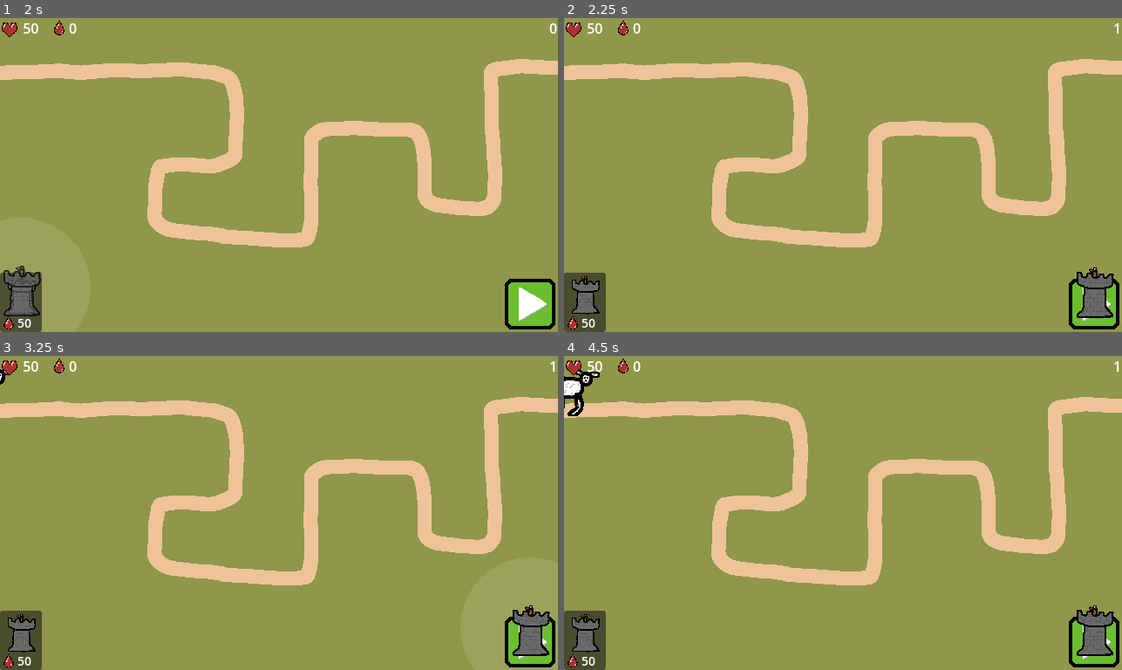
Above: before the commit, frames 1-4 (two rows, left to right).
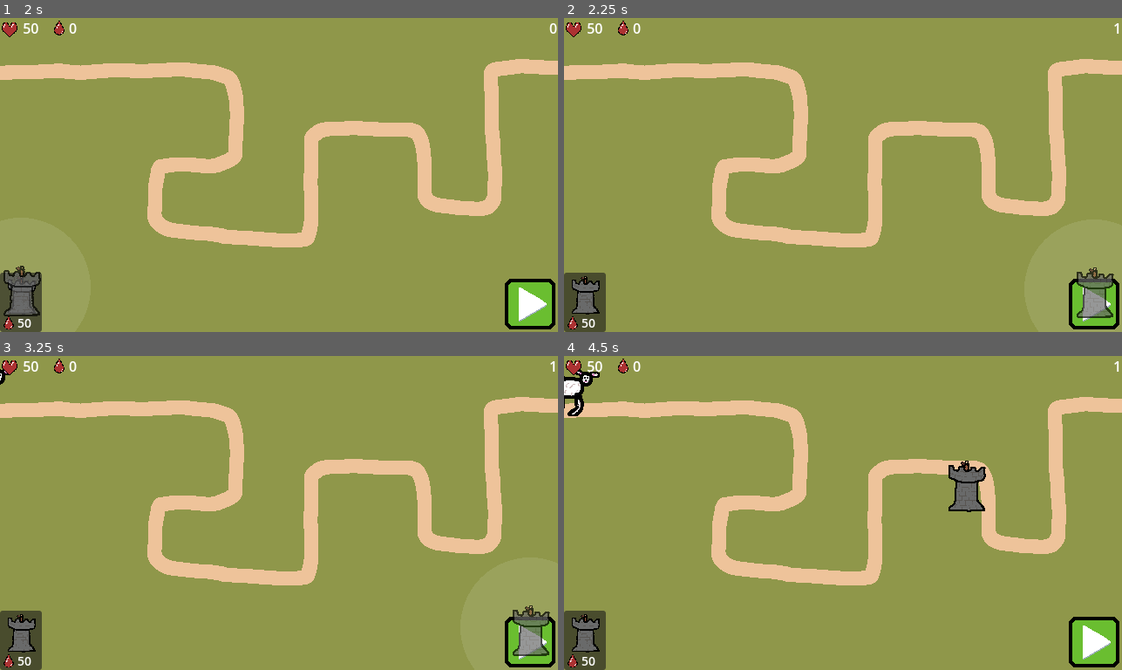
Above: after the commit, the same moments.

Repository: nieboczek/godot-brackeys-2026-1
Game: Godot game, scene res://scenes/main.tscn
Two runs of this game, one before a commit and one after it. Both use one fixed random seed, a clock stepped at 60 frames per second and the inputs below. The engine's default icon, where the game draws it, is replaced by a stand-in: a white triangle on a blue panel in a dark square.
Inputs (mouse positions are in pixels of both pictures, inside the frame that each line leads up to):
- Up to frame 1 (2 s): click "play" at 0.5 s; click (22, 303) at 1.25 s
- Up to frame 2 (2.25 s): click (1094, 303) at 2 s
- Up to frame 3 (3.25 s): click (530, 641) at 2.75 s
- Up to frame 4 (4.5 s): click (1094, 641) at 3.5 s; tap Enter at 4.25 s; move the mouse to (965, 497) at 4.27 s; press the mouse at (965, 497) at 4.28 s

Frame 1 is identical in both runs. In frame 2, 0.7% of the frame differs, in the area x 91-99%, y 79-96%; in frame 3, 0.7%; in frame 4, 1.5%, in the area x 68-99%, y 33-96%.

Commit message:
add ENTIRE ONE upgrade
i cant believe this took so much time
help

Diff:
--- a/resources/theme/ui_theme.tres
+++ b/resources/theme/ui_theme.tres
@@ -11,8 +11,10 @@
 [sub_resource type="StyleBoxEmpty" id="StyleBoxEmpty_xr0bn"]
 
 [resource]
+BoxContainer/constants/separation = 0
 Button/styles/disabled = SubResource("StyleBoxEmpty_y27vo")
 Button/styles/focus = SubResource("StyleBoxEmpty_obtbe")
 Button/styles/hover = SubResource("StyleBoxEmpty_jowd2")
 Button/styles/normal = SubResource("StyleBoxEmpty_jheyn")
 Button/styles/pressed = SubResource("StyleBoxEmpty_xr0bn")
+Label/font_sizes/font_size = 8
--- /dev/null
+++ b/resources/upgrade/sharper_arrows.tres
@@ -0,0 +1,12 @@
+[gd_resource type="Resource" script_class="UpgradeResource" format=3 uid="uid://bpd716umnnmdd"]
+
+[ext_resource type="Script" uid="uid://d2gugflpp038h" path="res://scripts/upgrade/upgrade_resource.gd" id="1_8uaro"]
+[ext_resource type="Texture2D" uid="uid://dvdjvroap4fg" path="res://assets/upgrade/sharper_arrows.png" id="2_18l1m"]
+
+[resource]
+script = ExtResource("1_8uaro")
+name = "Sharper Arrows"
+cost = 25
+texture = ExtResource("2_18l1m")
+id = "sharper_arrows"
+metadata/_custom_type_script = "uid://d2gugflpp038h"
--- /dev/null
+++ b/resources/upgrade/style/buyable_upgrade.tres
@@ -0,0 +1,8 @@
+[gd_resource type="StyleBoxFlat" format=3 uid="uid://t3w4wig8v4jf"]
+
+[resource]
+bg_color = Color(0, 0.78431374, 0, 1)
+corner_radius_top_left = 4
+corner_radius_top_right = 4
+corner_radius_bottom_right = 4
+corner_radius_bottom_left = 4
--- /dev/null
+++ b/resources/upgrade/style/inactive_upgrade.tres
@@ -0,0 +1,8 @@
+[gd_resource type="StyleBoxFlat" format=3 uid="uid://dqrmohbvlxxwp"]
+
+[resource]
+bg_color = Color(0.4506483, 0.4506483, 0.45064825, 1)
+corner_radius_top_left = 4
+corner_radius_top_right = 4
+corner_radius_bottom_right = 4
+corner_radius_bottom_left = 4
--- a/scenes/game.tscn
+++ b/scenes/game.tscn
@@ -37,6 +37,7 @@
 offset_top = -180.0
 offset_right = 320.0
 offset_bottom = 180.0
+mouse_filter = 2
 theme = ExtResource("3_u5sy4")
 script = ExtResource("3_lbhrr")
 
@@ -64,6 +65,7 @@
 offset_left = -7.0
 offset_bottom = 17.0
 grow_horizontal = 0
+theme_override_font_sizes/font_size = 16
 text = "0"
 
 [node name="Towers" type="HBoxContainer" parent="Camera/UI" unique_id=698785130]
@@ -95,6 +97,23 @@
 grow_vertical = 0
 texture_normal = ExtResource("8_gee14")
 
+[node name="TowerOptions" type="PanelContainer" parent="Camera/UI" unique_id=1295098341]
+visible = false
+layout_mode = 1
+anchors_preset = 6
+anchor_left = 1.0
+anchor_top = 0.5
+anchor_right = 1.0
+anchor_bottom = 0.5
+offset_left = -100.0
+offset_top = -22.0
+offset_bottom = 22.0
+grow_horizontal = 0
+grow_vertical = 2
+
+[node name="Upgrades" type="VBoxContainer" parent="Camera/UI/TowerOptions" unique_id=886375683]
+layout_mode = 2
+
 [node name="Towers" type="Node" parent="." unique_id=1082183749]
 
 [connection signal="pressed" from="Camera/UI/RoundButton" to="Camera/UI" method="_on_round_button_pressed"]
--- /dev/null
+++ b/scenes/tower_upgrade.tscn
@@ -0,0 +1,64 @@
+[gd_scene format=3 uid="uid://dswvuoctrllgr"]
+
+[ext_resource type="Theme" uid="uid://bajmcvxa3d5mw" path="res://resources/theme/ui_theme.tres" id="1_5tk7p"]
+[ext_resource type="Script" uid="uid://bqktxhwjyy0x1" path="res://scripts/upgrade/tower_upgrade.gd" id="1_p1t85"]
+[ext_resource type="StyleBox" uid="uid://dqrmohbvlxxwp" path="res://resources/upgrade/style/inactive_upgrade.tres" id="3_6xqcm"]
+[ext_resource type="Texture2D" uid="uid://c41yuvid63ip2" path="res://assets/upgrade/null.png" id="4_6xqcm"]
+
+[node name="TowerUpgrade" type="MarginContainer" unique_id=1620233102]
+theme = ExtResource("1_5tk7p")
+theme_override_constants/margin_left = 2
+theme_override_constants/margin_top = 2
+theme_override_constants/margin_right = 2
+theme_override_constants/margin_bottom = 2
+script = ExtResource("1_p1t85")
+
+[node name="Container" type="HBoxContainer" parent="." unique_id=1749150657]
+layout_mode = 2
+theme_override_constants/separation = 4
+
+[node name="PanelContainer" type="PanelContainer" parent="Container" unique_id=1052100977]
+layout_mode = 2
+theme_override_styles/panel = ExtResource("3_6xqcm")
+
+[node name="Next" type="VBoxContainer" parent="Container/PanelContainer" unique_id=1480305084]
+layout_mode = 2
+
+[node name="Label" type="Label" parent="Container/PanelContainer/Next" unique_id=1695878933]
+layout_mode = 2
+text = "Maximally upgraded"
+
+[node name="TextureRect" type="TextureRect" parent="Container/PanelContainer/Next" unique_id=1201564882]
+custom_minimum_size = Vector2(32, 32)
+layout_mode = 2
+texture = ExtResource("4_6xqcm")
+expand_mode = 1
+stretch_mode = 5
+
+[node name="RichTextLabel" type="RichTextLabel" parent="Container/PanelContainer/Next" unique_id=379808696]
+layout_mode = 2
+mouse_filter = 2
+theme_override_font_sizes/normal_font_size = 10
+bbcode_enabled = true
+fit_content = true
+horizontal_alignment = 1
+
+[node name="UpgradeButton" type="Button" parent="Container/PanelContainer" unique_id=545293640]
+layout_mode = 2
+
+[node name="Current" type="VBoxContainer" parent="Container" unique_id=1040879635]
+layout_mode = 2
+alignment = 1
+
+[node name="Label" type="Label" parent="Container/Current" unique_id=1628877828]
+layout_mode = 2
+text = "Not Upgraded"
+
+[node name="TextureRect" type="TextureRect" parent="Container/Current" unique_id=1688156059]
+custom_minimum_size = Vector2(32, 32)
+layout_mode = 2
+texture = ExtResource("4_6xqcm")
+expand_mode = 1
+stretch_mode = 5
+
+[connection signal="pressed" from="Container/PanelContainer/UpgradeButton" to="." method="_on_upgrade_button_pressed"]
--- a/scripts/tower/tower.gd
+++ b/scripts/tower/tower.gd
@@ -13,6 +13,20 @@
 
 var enemies_to_shoot: Array[Enemy] = []
 var current_cooldown := 0.0
+var chains: Array[UpgradeChain] = [
+	UpgradeChain.create("sharper", [
+		preload("res://resources/upgrade/sharper_arrows.tres")
+	])
+]
+
+func add_upgrade(chain: UpgradeChain, upgrade: UpgradeResource) -> void:
+	for my_chain in chains:
+		if my_chain.id == chain.id:
+			my_chain.owned_upgrades.append(upgrade)
+			return
+
+	Log.err("Upgrade not added; right upgrade chain not found")
+
 
 func _ready() -> void:
 	$EnemyDetector/CollisionShape.shape.radius = tower_range
--- a/scripts/ui.gd
+++ b/scripts/ui.gd
@@ -1,5 +1,7 @@
 extends Control
 
+@onready var tower_options: PanelContainer = $TowerOptions
+@onready var tower_upgrades: VBoxContainer = $TowerOptions/Upgrades
 @onready var hp_label: RichTextLabel = $HPLabel
 @onready var round_label: Label = $RoundLabel
 @onready var raycast: RayCast2D = $Raycast
@@ -22,7 +24,7 @@
 	if selected_tower:
 		draw_circle(selected_tower.position + selected_tower.detector_offset, selected_tower.tower_range, Color(1, 1, 1, 0.1))
 
-func _input(event: InputEvent) -> void:
+func _unhandled_input(event: InputEvent) -> void:
 	if not event.is_action_pressed(&"place_tower"):
 		return
 
@@ -40,9 +42,11 @@
 		Log.debug("Placed tower")
 	elif raycast.is_colliding():
 		selected_tower = raycast.get_collider().get_parent()
+		populate_tower_options()
 		queue_redraw()
 	else:
 		selected_tower = null
+		clear_tower_options()
 		queue_redraw()
 
 func _process(_delta: float) -> void:
@@ -73,6 +77,23 @@
 	placing_tower.modulate = Color(1, 1, 1, 0.7)
 	Log.debug("Started placing tower")
 
+func clear_tower_options() -> void:
+	tower_options.hide()
+	for child in tower_upgrades.get_children():
+		tower_upgrades.remove_child(child)
+
+func populate_tower_options() -> void:
+	tower_options.show()
+	for chain in selected_tower.chains:
+		var interface: TowerUpgrade = preload("res://scenes/tower_upgrade.tscn").instantiate()
+
+		interface.set_chain.call_deferred(chain)
+		interface.bought.connect(_bought_upgrade)
+		tower_upgrades.add_child(interface)
+
+func _bought_upgrade(chain: UpgradeChain, upgrade: UpgradeResource) -> void:
+	selected_tower.add_upgrade(chain, upgrade)
+
 func _area_entered(_body: Area2D) -> void:
 	bodies_overlapping += 1
 	placing_tower.modulate = Color(1, 0, 0, 0.7)
--- /dev/null
+++ b/scripts/upgrade/tower_upgrade.gd
@@ -0,0 +1,79 @@
+class_name TowerUpgrade
+extends MarginContainer
+
+@onready var next_panel: PanelContainer = $Container/PanelContainer
+@onready var next_label: Label = $Container/PanelContainer/Next/Label
+@onready var next_img: TextureRect = $Container/PanelContainer/Next/TextureRect
+@onready var next_cost: RichTextLabel = $Container/PanelContainer/Next/RichTextLabel
+
+@onready var current_label: Label = $Container/Current/Label
+@onready var current_img: TextureRect = $Container/Current/TextureRect
+
+var next_upgrade: UpgradeResource = null
+var current_upgrade: UpgradeResource = null
+var chain: UpgradeChain
+
+signal bought(achain: UpgradeChain, upgrade: UpgradeResource)
+
+
+const BUYABLE_UPGRADE := preload("res://resources/upgrade/style/buyable_upgrade.tres")
+const INACTIVE_UPGRADE := preload("res://resources/upgrade/style/inactive_upgrade.tres")
+
+
+func set_chain(achain: UpgradeChain) -> void:
+	chain = achain
+
+	var next_idx := chain.owned_upgrades.size()
+	if next_idx > 0:
+		set_current_upgrade(chain.owned_upgrades[next_idx - 1])
+	if next_idx < chain.upgrades.size():
+		set_next_upgrade(chain.upgrades[next_idx])
+
+func _ready() -> void:
+	Manager.blood_changed.connect(_blood_changed)
+	_blood_changed(Manager.blood)
+
+func _blood_changed(new_blood: int) -> void:
+	if chain == null:
+		await get_tree().process_frame
+		await get_tree().process_frame # i honestly don't know why putting it twice works
+
+	if next_upgrade == null or next_upgrade.cost > new_blood:
+		next_panel.add_theme_stylebox_override("panel", INACTIVE_UPGRADE)
+	else:
+		next_panel.add_theme_stylebox_override("panel", BUYABLE_UPGRADE)
+
+func set_next_upgrade(upgrade: UpgradeResource) -> void:
+	next_upgrade = upgrade
+	if upgrade == null:
+		next_panel.add_theme_stylebox_override("panel", INACTIVE_UPGRADE)
+		next_label.text = "Maximally upgraded"
+		next_img.texture = preload("res://assets/upgrade/null.png")
+		next_cost.text = ""
+		return
+
+	next_label.text = upgrade.name
+	next_img.texture = upgrade.texture
+	next_cost.text = "[img height=14]res://assets/blood.png[/img]%s" % upgrade.cost
+
+func set_current_upgrade(upgrade: UpgradeResource) -> void:
+	current_upgrade = upgrade
+	current_label.text = upgrade.name
+	current_img.texture = upgrade.texture
+
+
+func buy() -> void:
+	set_current_upgrade(next_upgrade)
+	Manager.blood -= next_upgrade.cost
+	bought.emit(chain, next_upgrade)
+
+	var idx := chain.upgrades.find(next_upgrade) + 1
+	if idx < chain.upgrades.size():
+		set_next_upgrade(chain.upgrades[idx])
+	else:
+		set_next_upgrade(null)
+
+
+func _on_upgrade_button_pressed() -> void:
+	if next_upgrade != null and Manager.blood >= next_upgrade.cost:
+		buy()
--- /dev/null
+++ b/scripts/upgrade/upgrade_chain.gd
@@ -0,0 +1,13 @@
+class_name UpgradeChain
+extends RefCounted
+
+var id: String
+var upgrades: Array[UpgradeResource]
+var owned_upgrades: Array[UpgradeResource] = []
+
+
+static func create(id_str: String, upgrades_arr: Array[UpgradeResource]) -> UpgradeChain:
+	var chain := new()
+	chain.id = id_str
+	chain.upgrades = upgrades_arr
+	return chain
--- /dev/null
+++ b/scripts/upgrade/upgrade_resource.gd
@@ -0,0 +1,7 @@
+class_name UpgradeResource
+extends Resource
+
+@export var name: String
+@export var cost: int
+@export var texture: Texture2D
+@export var id: String
Binary file added: assets/upgrade/null.png
Not shown, added: assets/upgrade/null.png.import
Binary file added: assets/upgrade/sharper_arrows.png
Not shown, added: assets/upgrade/sharper_arrows.png.import
Not shown, added: scripts/upgrade/tower_upgrade.gd.uid
Not shown, added: scripts/upgrade/upgrade_chain.gd.uid
Not shown, added: scripts/upgrade/upgrade_resource.gd.uid
